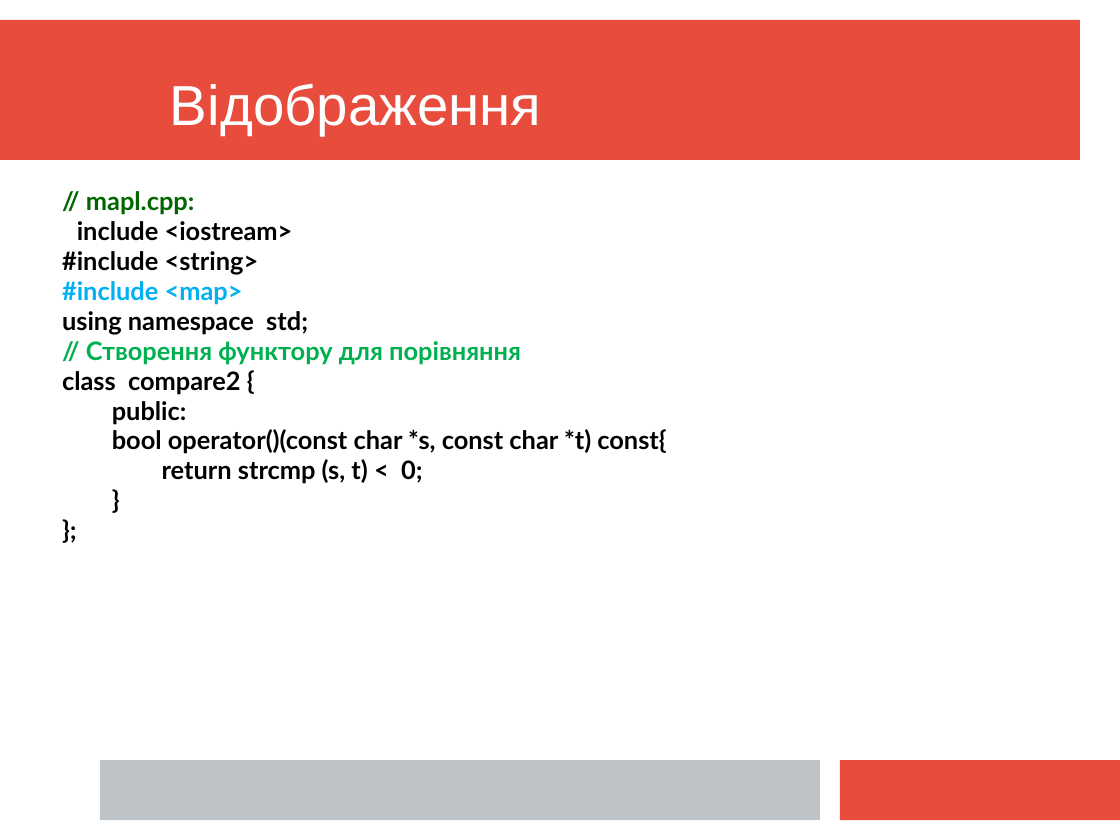
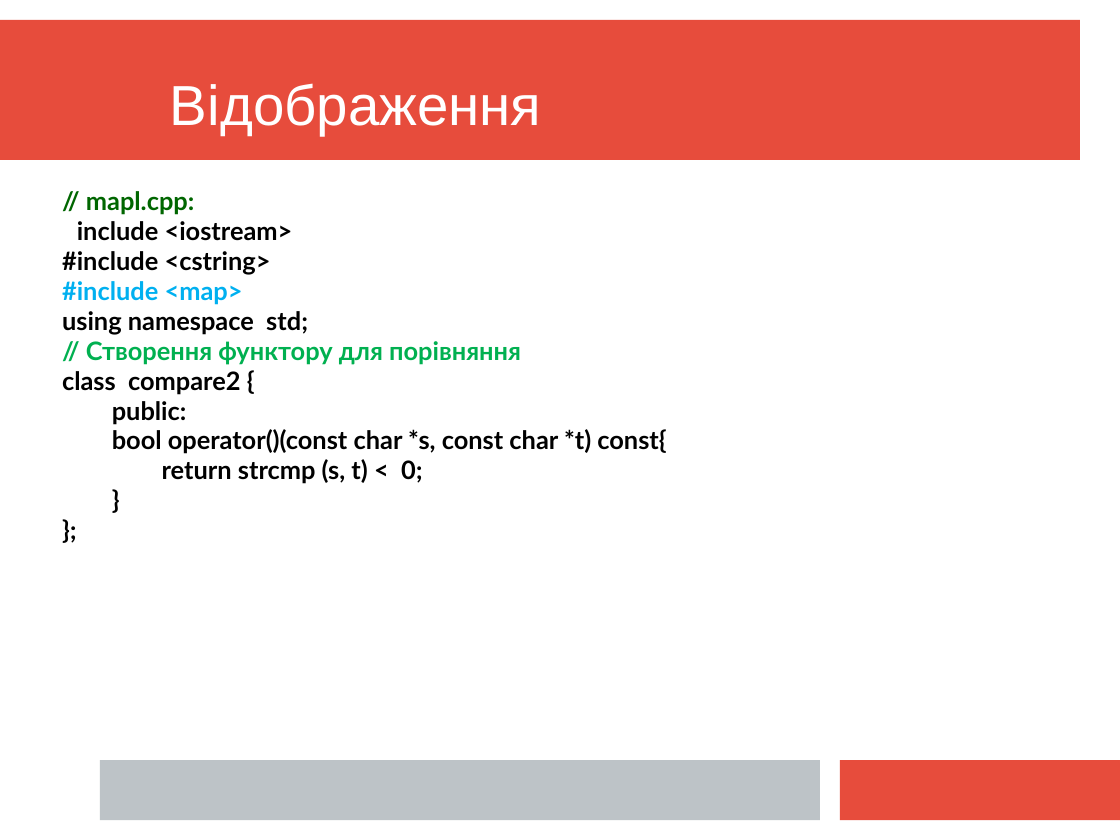
Before and after one commit to mecchmatProjects/CppCourse, a slide deck: slide 53 of Lect12/CppUkrLect12new.ppt. Drawn at 1120x840 pixels with LibreOffice and Linux fonts; fonts in the diff are those of the drawing. Boxes give left, top, right and bottom in pixels: in the first picture for what was removed or moved away, otherwise in the second. Text is boxed around its words. In the diff, an @@ line names an element or a change of style, - is before the commit and + after.

```diff
--- a/Lect12/CppUkrLect12new.ppt
+++ b/Lect12/CppUkrLect12new.ppt
@@ text in free at <box>62,251,271,275</box>: text changed @@
-#include <string>
+#include <cstring>
```
Also in this commit, not shown: 1 other slide changed, 2 other files.
